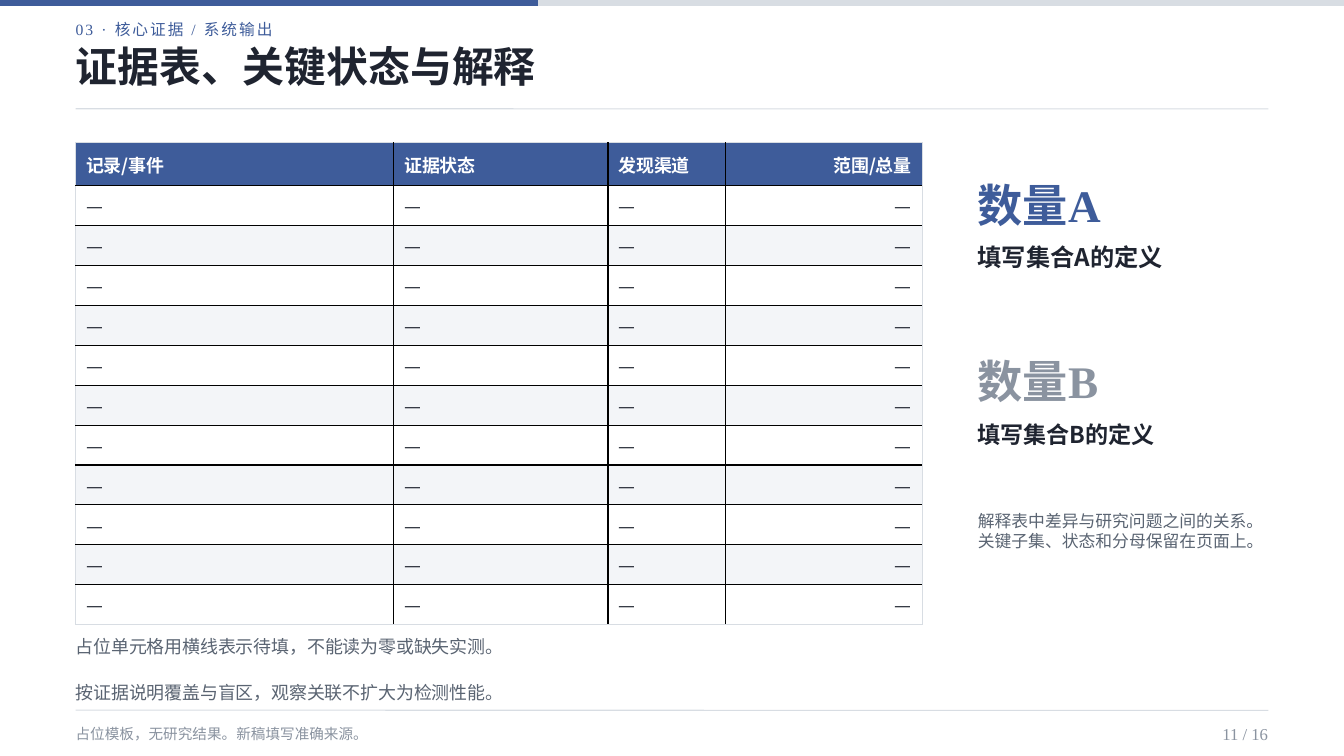
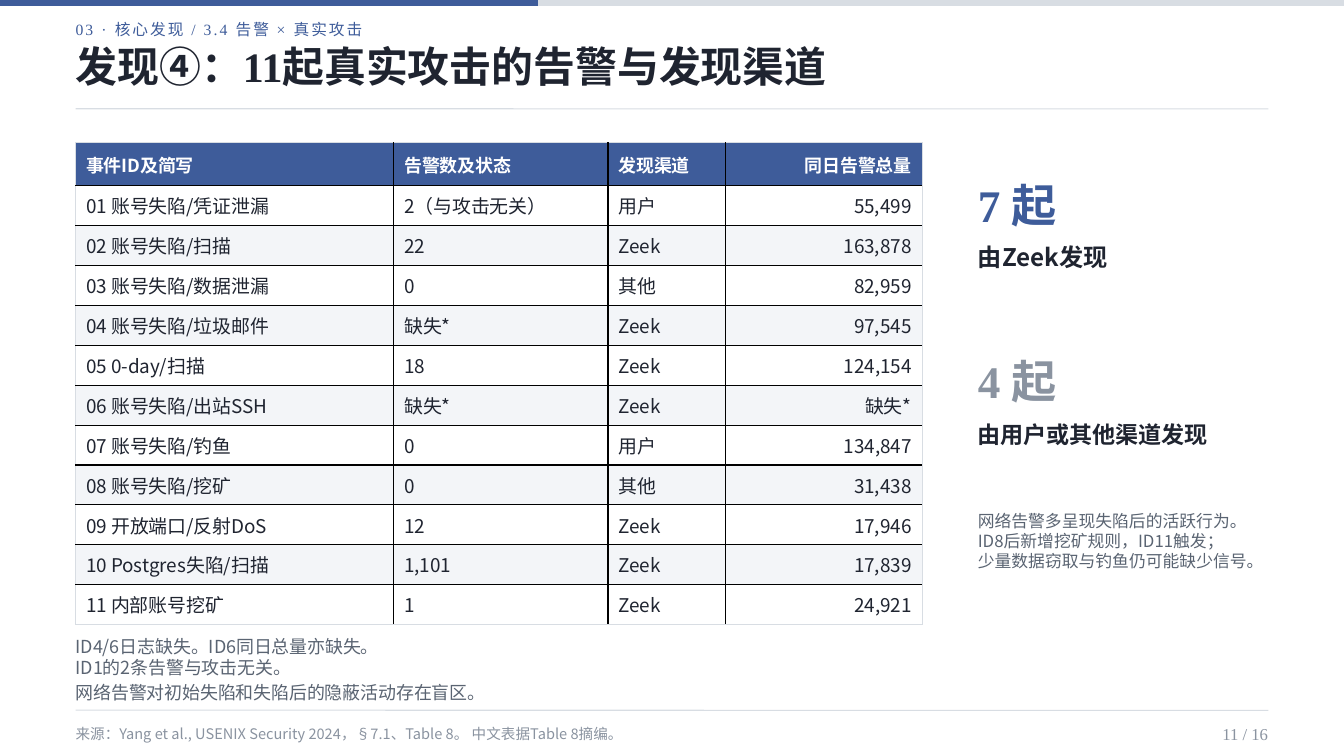
Before and after one commit to 01Elaine/research-ppt-skills, a slide deck: slide 11 of skills/artifact-template-soc-ppt/assets/reference.pptx. Drawn at 1344x756 pixels with LibreOffice and Linux fonts; fonts in the diff are those of the drawing. Boxes give left, top, right and bottom in pixels: in the first picture for what was removed or moved away, otherwise in the second. Text is boxed around its words. In the diff, an @@ line names an element or a change of style, - is before the commit and + after.

```diff
--- a/skills/artifact-template-soc-ppt/assets/reference.pptx
+++ b/skills/artifact-template-soc-ppt/assets/reference.pptx
@@ text at [76, 22, 363, 37]: text changed @@
-03 · 核心证据 / 系统输出
+03 · 核心发现 / 3.4 告警 × 真实攻击
@@ text at [76, 46, 827, 86]: text changed @@
-证据表、关键状态与解释
+发现④：11起真实攻击的告警与发现渠道
@@ table at [76, 143, 923, 625] @@
-row 1: 记录/事件 | 证据状态 | 发现渠道 | 范围/总量
+row 1: 事件ID及简写 | 告警数及状态 | 发现渠道 | 同日告警总量
-row 2: — | — | — | —
+row 2: 01 账号失陷/凭证泄漏 | 2（与攻击无关） | 用户 | 55,499
-row 3: — | — | — | —
+row 3: 02 账号失陷/扫描 | 22 | Zeek | 163,878
-row 4: — | — | — | —
+row 4: 03 账号失陷/数据泄漏 | 0 | 其他 | 82,959
-row 5: — | — | — | —
+row 5: 04 账号失陷/垃圾邮件 | 缺失* | Zeek | 97,545
-row 6: — | — | — | —
+row 6: 05 0-day/扫描 | 18 | Zeek | 124,154
-row 7: — | — | — | —
+row 7: 06 账号失陷/出站SSH | 缺失* | Zeek | 缺失*
-row 8: — | — | — | —
+row 8: 07 账号失陷/钓鱼 | 0 | 用户 | 134,847
-row 9: — | — | — | —
+row 9: 08 账号失陷/挖矿 | 0 | 其他 | 31,438
-row 10: — | — | — | —
+row 10: 09 开放端口/反射DoS | 12 | Zeek | 17,946
-row 11: — | — | — | —
+row 11: 10 Postgres失陷/扫描 | 1,101 | Zeek | 17,839
-row 12: — | — | — | —
+row 12: 11 内部账号挖矿 | 1 | Zeek | 24,921
@@ text at [978, 183, 1057, 227]: text changed @@
-数量A
+7 起
@@ text at [978, 245, 1108, 268]: text changed @@
-填写集合A的定义
+由Zeek发现
@@ text at [978, 360, 1057, 402]: text changed @@
-数量B
+4 起
@@ text at [978, 423, 1208, 445]: text changed @@
-填写集合B的定义
+由用户或其他渠道发现
@@ text at [978, 513, 1264, 569]: text changed @@
-解释表中差异与研究问题之间的关系。关键子集、状态和分母保留在页面上。
+网络告警多呈现失陷后的活跃行为。
+ID8后新增挖矿规则，ID11触发；
+少量数据窃取与钓鱼仍可能缺少信号。
@@ text at [76, 638, 379, 676]: text changed @@
-占位单元格用横线表示待填，不能读为零或缺失实测。
+ID4/6日志缺失。ID6同日总量亦缺失。
+ID1的2条告警与攻击无关。
@@ text at [76, 684, 486, 701]: text changed @@
-按证据说明覆盖与盲区，观察关联不扩大为检测性能。
+网络告警对初始失陷和失陷后的隐蔽活动存在盲区。
@@ text at [76, 727, 623, 743]: text changed @@
-占位模板，无研究结果。新稿填写准确来源。
+来源：Yang et al., USENIX Security 2024，§7.1、Table 8。 中文表据Table 8摘编。
```
Also in this commit, not shown: 14 other slides changed, 1 slide added, 1 slide removed, 46 other files.
